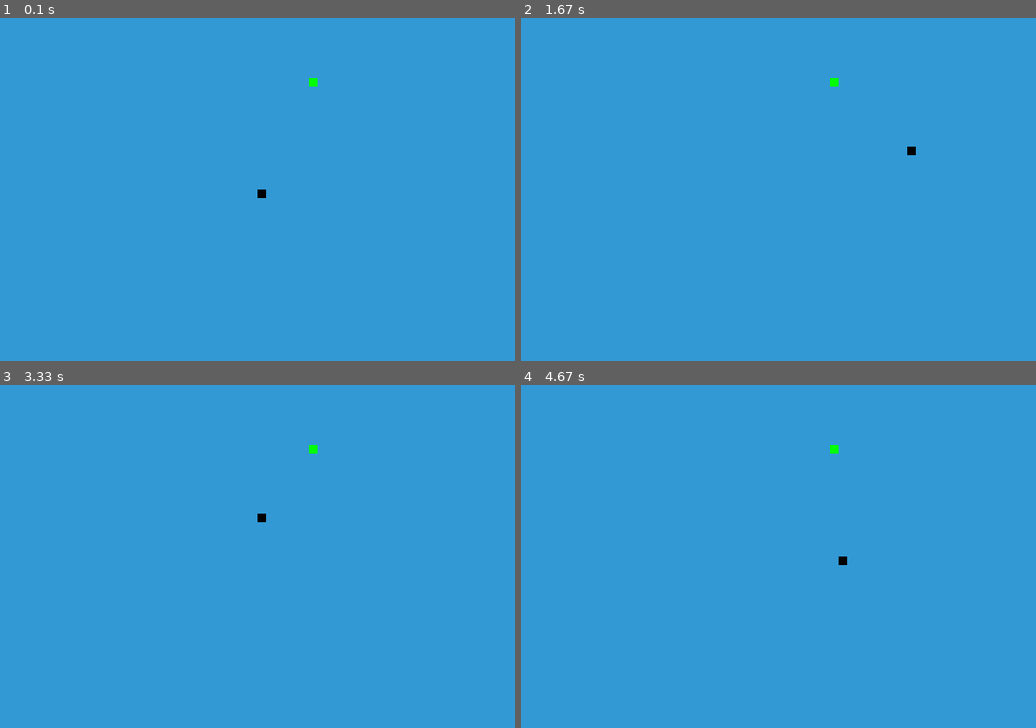
Above: before the commit, frames 1-4 (two rows, left to right).
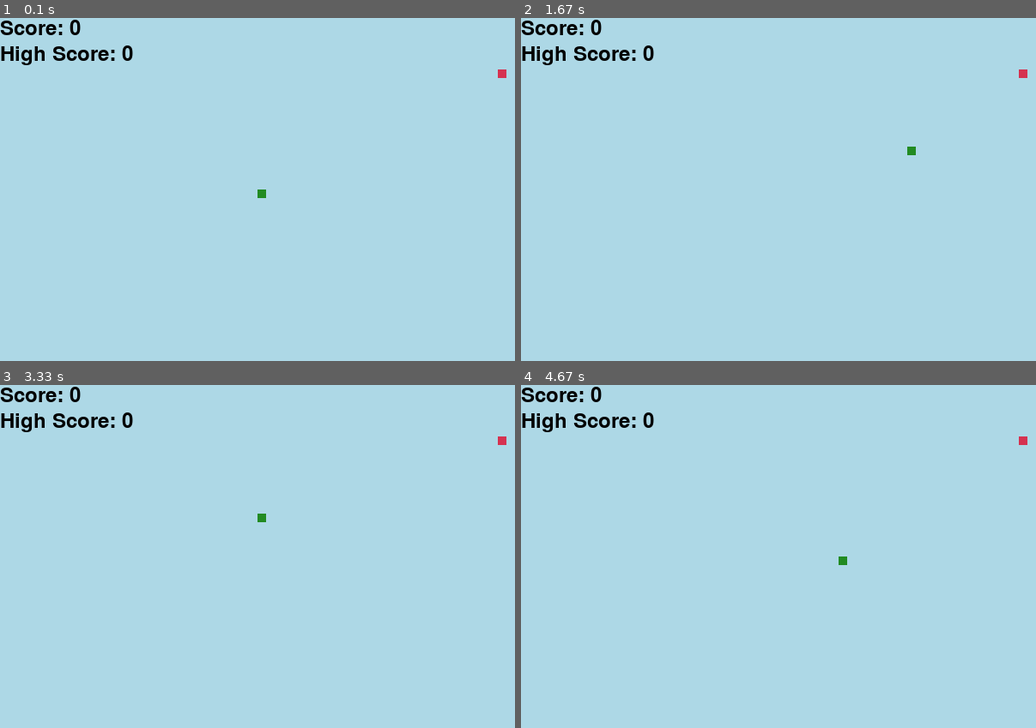
Above: after the commit, the same moments.

Repository: LazycoderAayu/my-pygame
Game: pygame game, started from SNAKE.py
Two runs of this game, one before a commit and one after it. Both use one fixed random seed, a clock stepped at 60 frames per second and the inputs below.
Inputs:
- Up to frame 1 (0.1 s): no input
- Up to frame 2 (1.67 s): hold Right 0.33-0.8 s; hold Up 0.83-1.13 s; hold Right 1.17-1.63 s
- Up to frame 3 (3.33 s): hold Left 1.67-2.2 s; hold Down 2.23-2.53 s; hold Left 2.57-2.97 s; hold Up from 3 s (still down)
- Up to frame 4 (4.67 s): release Up at 3.37 s; hold Right 3.4-4.03 s; hold Down 4.07-4.43 s; hold Left from 4.47 s (still down)

The runs differ from the first frame. In frame 1, 100% of the frame differs, in the area x 0-100%, y 0-100%; in frame 2, 100%; in frame 3, 100%; in frame 4, 100%.

Commit message:
Update SNAKE.py  (added high score and changed the colour's)

Diff:
--- a/SNAKE.py
+++ b/SNAKE.py
@@ -1,17 +1,16 @@
 import pygame
-import time
 import random
+import os
 
 # Initialize pygame
 pygame.init()
 
 # Define colors
 white = (255, 255, 255)
-yellow = (255, 255, 102)
 black = (0, 0, 0)
 red = (213, 50, 80)
-green = (0, 255, 0)
-blue = (50, 153, 213)
+green = (34, 139, 34)  # Forest Green for the snake
+light_blue = (173, 216, 230)  # Light Blue for the background
 
 # Set display width and height
 dis_width = 600
@@ -27,12 +26,36 @@
 snake_speed = 15
 
 font_style = pygame.font.SysFont(None, 50)
+score_font = pygame.font.SysFont(None, 35)
+
+# Load or initialize high score
+if os.path.exists("high_score.txt"):
+    with open("high_score.txt", "r") as file:
+        high_score = int(file.read())
+else:
+    high_score = 0
+
+def our_snake(snake_block, snake_list):
+    for x in snake_list:
+        pygame.draw.rect(dis, green, [x[0], x[1], snake_block, snake_block])
 
 def message(msg, color):
     mesg = font_style.render(msg, True, color)
     dis.blit(mesg, [dis_width / 6, dis_height / 3])
 
+def draw_score(score, high_score):
+    value = score_font.render("Score: " + str(score), True, black)
+    high_score_value = score_font.render("High Score: " + str(high_score), True, black)
+    dis.blit(value, [0, 0])
+    dis.blit(high_score_value, [0, 30])
+
+def place_food():
+    foodx = round(random.randrange(0, dis_width - snake_block) / 10.0) * 10.0
+    foody = round(random.randrange(0, dis_height - snake_block) / 10.0) * 10.0
+    return foodx, foody
+
 def gameLoop():
+    global high_score
     game_over = False
     game_close = False
 
@@ -45,13 +68,14 @@
     snake_List = []
     Length_of_snake = 1
 
-    foodx = round(random.randrange(0, dis_width - snake_block) / 10.0) * 10.0
-    foody = round(random.randrange(0, dis_height - snake_block) / 10.0) * 10.0
+    foodx, foody = place_food()
+
+    score = 0
 
     while not game_over:
 
         while game_close == True:
-            dis.fill(blue)
+            dis.fill(light_blue)
             message("You Lost! Press Q-Quit or C-Play Again", red)
             pygame.display.update()
 
@@ -84,8 +108,10 @@
             game_close = True
         x1 += x1_change
         y1 += y1_change
-        dis.fill(blue)
-        pygame.draw.rect(dis, green, [foodx, foody, snake_block, snake_block])
+        dis.fill(light_blue)
+
+        pygame.draw.rect(dis, red, [foodx, foody, snake_block, snake_block])
+
         snake_Head = []
         snake_Head.append(x1)
         snake_Head.append(y1)
@@ -97,17 +123,23 @@
             if x == snake_Head:
                 game_close = True
 
-        for block in snake_List:
-            pygame.draw.rect(dis, black, [block[0], block[1], snake_block, snake_block])
+        our_snake(snake_block, snake_List)
+        draw_score(score, high_score)
 
         pygame.display.update()
 
         if x1 == foodx and y1 == foody:
-            foodx = round(random.randrange(0, dis_width - snake_block) / 10.0) * 10.0
-            foody = round(random.randrange(0, dis_height - snake_block) / 10.0) * 10.0
+            foodx, foody = place_food()
             Length_of_snake += 1
+            score += 10
+
+            if score > high_score:
+                high_score = score
 
         clock.tick(snake_speed)
+
+    with open("high_score.txt", "w") as file:
+        file.write(str(high_score))
 
     pygame.quit()
     quit()
